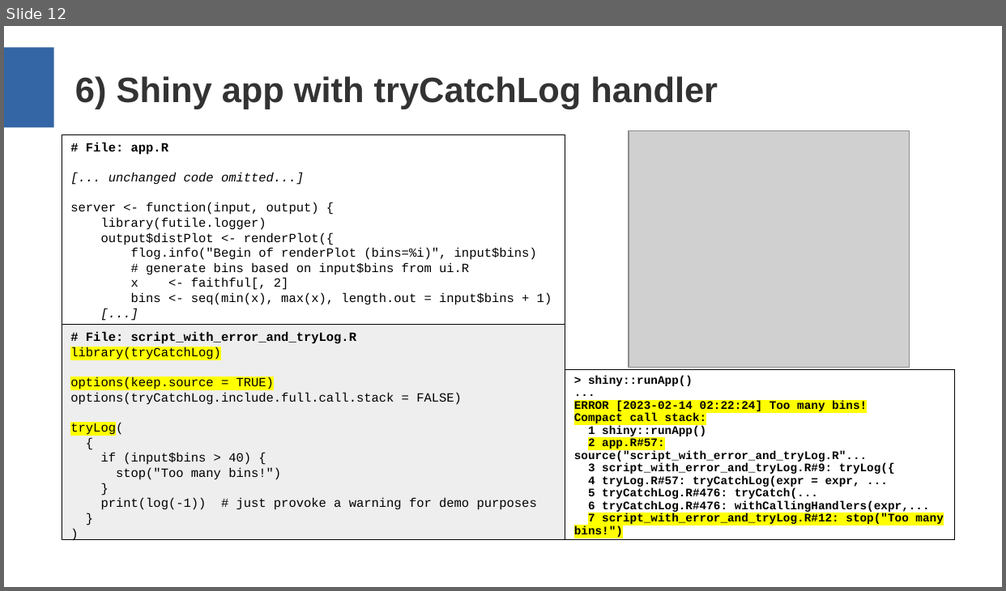
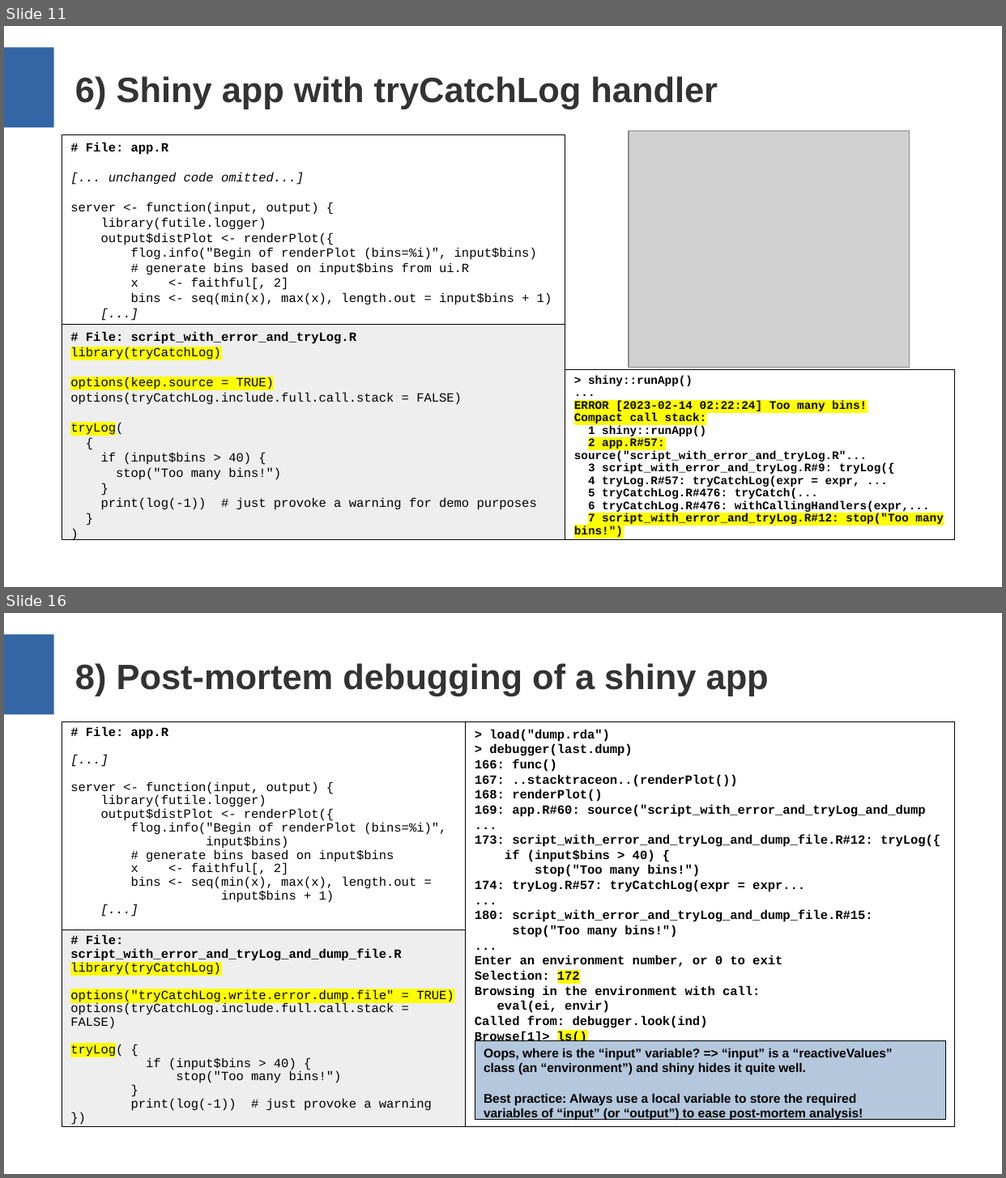
Before and after one commit to aryoda/R_shiny_post_mortem_analysis_training, a slide deck: Training slides.odp. Shown one above the other, each under a label of ours: slide 12 before the commit, slides 11 and 16 after it; the slides between them are not shown. The pictures are 1006x591 and 1006x1178 pixels, drawn with LibreOffice and Linux fonts; fonts in the diff are those of the drawing; grey boxes stand for pictures. Boxes give left, top, right and bottom in pixels: in the first picture for what was removed or moved away, otherwise in the second. Text is boxed around its words. In the diff, an @@ line names an element or a change of style, - is before the commit and + after.

```diff
--- a/Training slides.odp
+++ b/Training slides.odp
@@ slide 16 added at [4,613,1002,1174], background #FFFFFF; not listed: 1 template element that a slide beside it also shows @@
@@ title added at [75,663,769,696], 28 pt, text #333333, bold @@
+8) Post-mortem debugging of a shiny app
@@ rectangle added at [62,722,466,930], outline #000000 0 pt, 10 pt, text #000000 @@
+# File: app.R
+[...]
+server <- function(input, output) {
+library(futile.logger)
+output$distPlot <- renderPlot({
+flog.info("Begin of renderPlot (bins=%i)",
+input$bins)
+# generate bins based on input$bins
+x <- faithful[, 2]
+bins <- seq(min(x), max(x), length.out =
+input$bins + 1)
+[...]
@@ rectangle added at [466,722,955,1127], outline #000000 0 pt, 10 pt, text #000000, bold @@
+> load("dump.rda")
+> debugger(last.dump)
+166: func()
+167: ..stacktraceon..(renderPlot())
+168: renderPlot()
+169: app.R#60: source("script_with_error_and_tryLog_and_dump
+...
+173: script_with_error_and_tryLog_and_dump_file.R#12: tryLog({
+if (input$bins > 40) {
+stop("Too many bins!")
+174: tryLog.R#57: tryCatchLog(expr = expr...
+...
+180: script_with_error_and_tryLog_and_dump_file.R#15:
+stop("Too many bins!")
+...
+Enter an environment number, or 0 to exit
+Selection: 172
+Browsing in the environment with call:
+eval(ei, envir)
+Called from: debugger.look(ind)
+Browse[1]> ls()
+[1] "bins" "x"
@@ rectangle added at [62,930,466,1127], fill #EEEEEE, outline #000000 0 pt, 10 pt, text #000000 @@
+# File: script_with_error_and_tryLog_and_dump_file.R
+library(tryCatchLog)
+options("tryCatchLog.write.error.dump.file" = TRUE)
+options(tryCatchLog.include.full.call.stack = FALSE)
+tryLog( {
+if (input$bins > 40) {
+stop("Too many bins!")
+}
+print(log(-1)) # just provoke a warning
+})
@@ rectangle added at [475,1041,946,1120], fill #B4C7DC, outline #000000 0 pt, 10 pt, text #000000, bold @@
+Oops, where is the “input” variable? => “input” is a “reactiveValues”
+class (an “environment”) and shiny hides it quite well.
+Best practice: Always use a local variable to store the required
+variables of “input” (or “output”) to ease post-mortem analysis!
@@ what was slide 12 is now slide 11 @@
```
Also in this commit, not shown: 4 slides changed, 4 other slides added, 2 other files.
